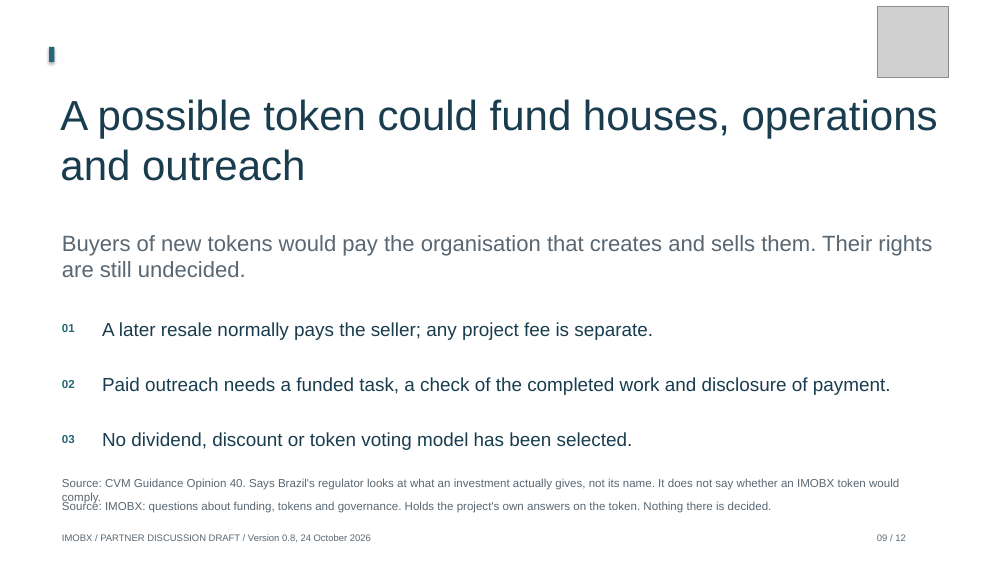
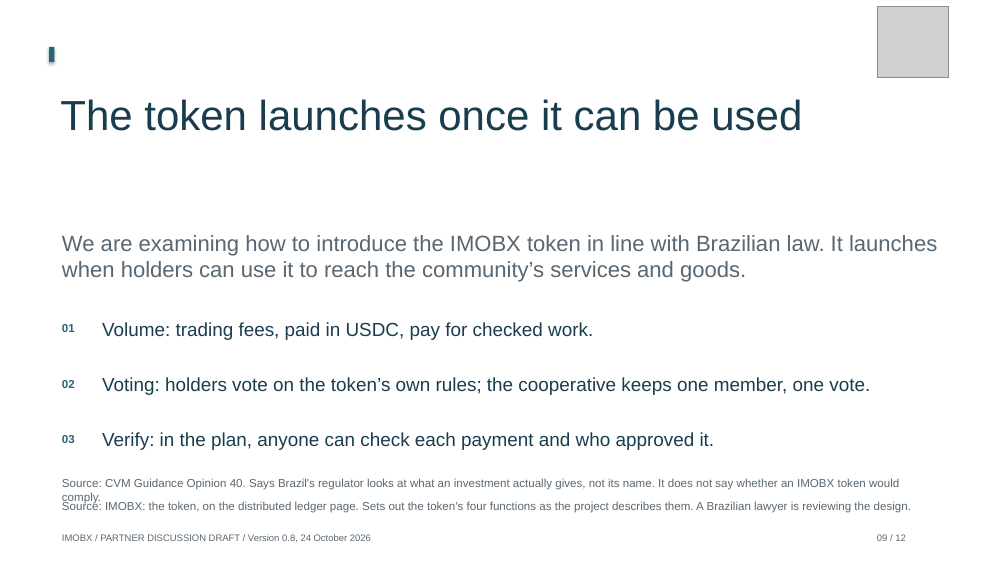
Before and after one commit to Siah-kin/imobx-website, a slide deck: slide 9 of pitchdeck.pptx. Drawn at 1008x567 pixels with LibreOffice and Linux fonts; fonts in the diff are those of the drawing; grey boxes stand for pictures. Boxes give left, top, right and bottom in pixels: in the first picture for what was removed or moved away, otherwise in the second. Text is boxed around its words. In the diff, an @@ line names an element or a change of style, - is before the commit and + after.

```diff
--- a/pitchdeck.pptx
+++ b/pitchdeck.pptx
@@ text at bbox=[60, 99, 802, 131]: text changed @@
-A possible token could fund houses, operations and outreach
+The token launches once it can be used
@@ text at bbox=[62, 235, 937, 282]: text changed @@
-Buyers of new tokens would pay the organisation that creates and sells them. Their rights are still undecided.
+We are examining how to introduce the IMOBX token in line with Brazilian law. It launches when holders can use it to reach the community’s services and goods.
@@ text at bbox=[102, 322, 593, 340]: text changed @@
-A later resale normally pays the seller; any project fee is separate.
+Volume: trading fees, paid in USDC, pay for checked work.
@@ text at bbox=[102, 377, 870, 395]: text changed @@
-Paid outreach needs a funded task, a check of the completed work and disclosure of payment.
+Voting: holders vote on the token’s own rules; the cooperative keeps one member, one vote.
@@ text at bbox=[102, 432, 715, 450]: text changed @@
-No dividend, discount or token voting model has been selected.
+Verify: in the plan, anyone can check each payment and who approved it.
@@ text at bbox=[62, 501, 911, 513]: text changed @@
-Source: IMOBX: questions about funding, tokens and governance. Holds the project's own answers on the token. Nothing there is decided.
+Source: IMOBX: the token, on the distributed ledger page. Sets out the token’s four functions as the project describes them. A Brazilian lawyer is reviewing the design.
```
Also in this commit, not shown: 4 other slides changed, 25 other files.
